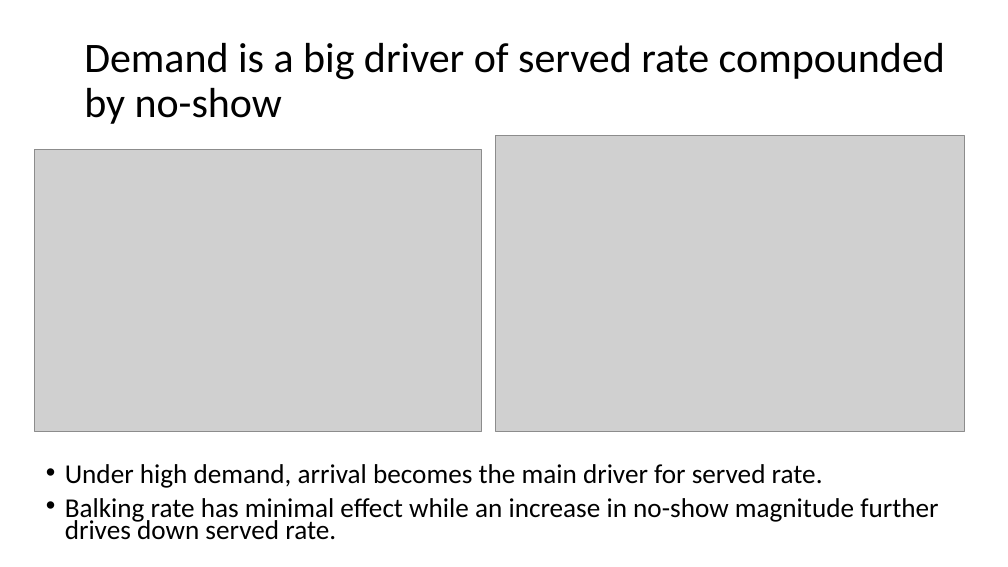
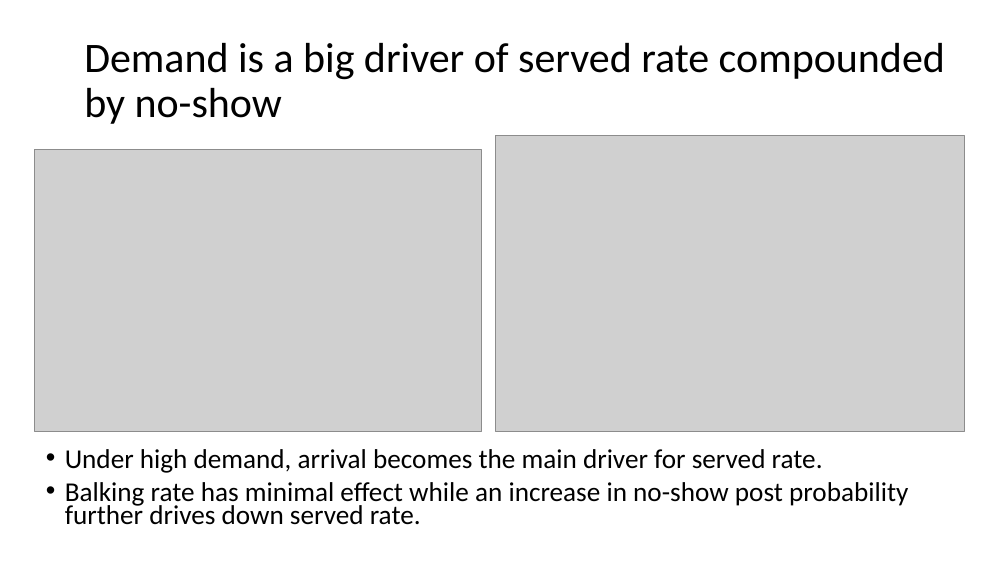
Before and after one commit to YcartXin/CUIMC-Appointment-Simulation, a slide deck: slide 6 of presentation/FCFS Presentation.pptx. Drawn at 1008x567 pixels with LibreOffice and Linux fonts; fonts in the diff are those of the drawing; grey boxes stand for pictures. Boxes give left, top, right and bottom in pixels: in the first picture for what was removed or moved away, otherwise in the second. Text is boxed around its words. In the diff, an @@ line names an element or a change of style, - is before the commit and + after.

```diff
--- a/presentation/FCFS Presentation.pptx
+++ b/presentation/FCFS Presentation.pptx
@@ text "Under high demand, arrival becomes ...": place and size @@
-text "Under high demand, arrival becomes ..." at [65, 464, 938, 540]
+text "Under high demand, arrival becomes ..." at [65, 449, 908, 525]
@@ text at [65, 482, 908, 525]: text changed @@
-• Balking rate has minimal effect while an increase in no-show magnitude further drives down served rate.
+• Balking rate has minimal effect while an increase in no-show post probability further drives down served rate.
```
Also in this commit, not shown: 10 other slides changed, 5 slides added, 1 slide removed, 19 other files.
